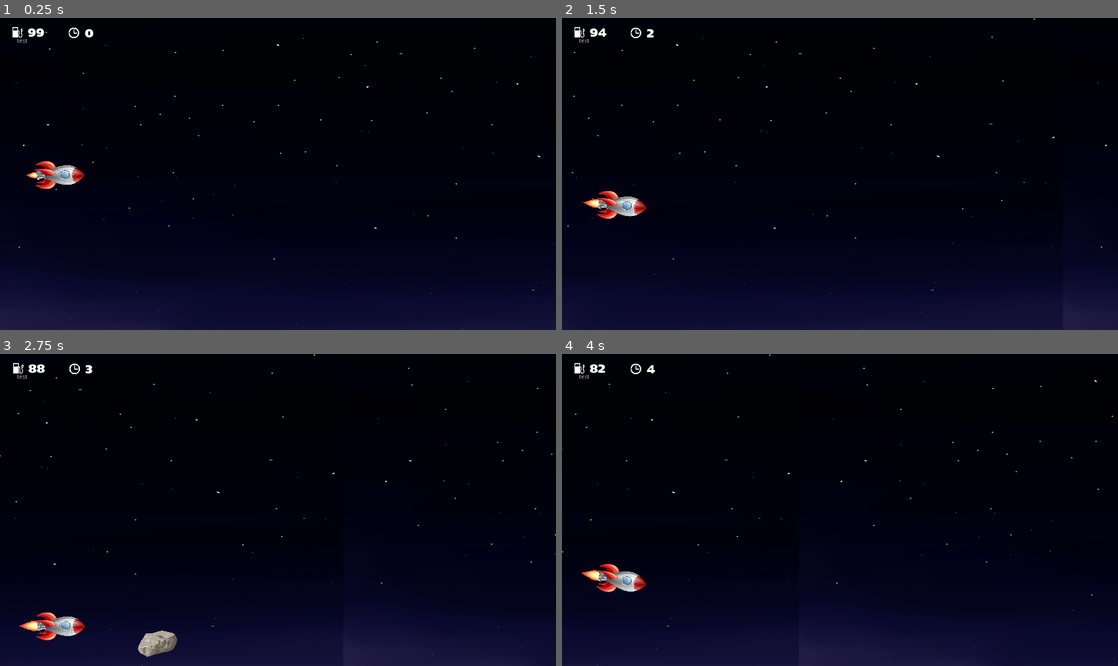
Above: before the commit, frames 1-4 (two rows, left to right).
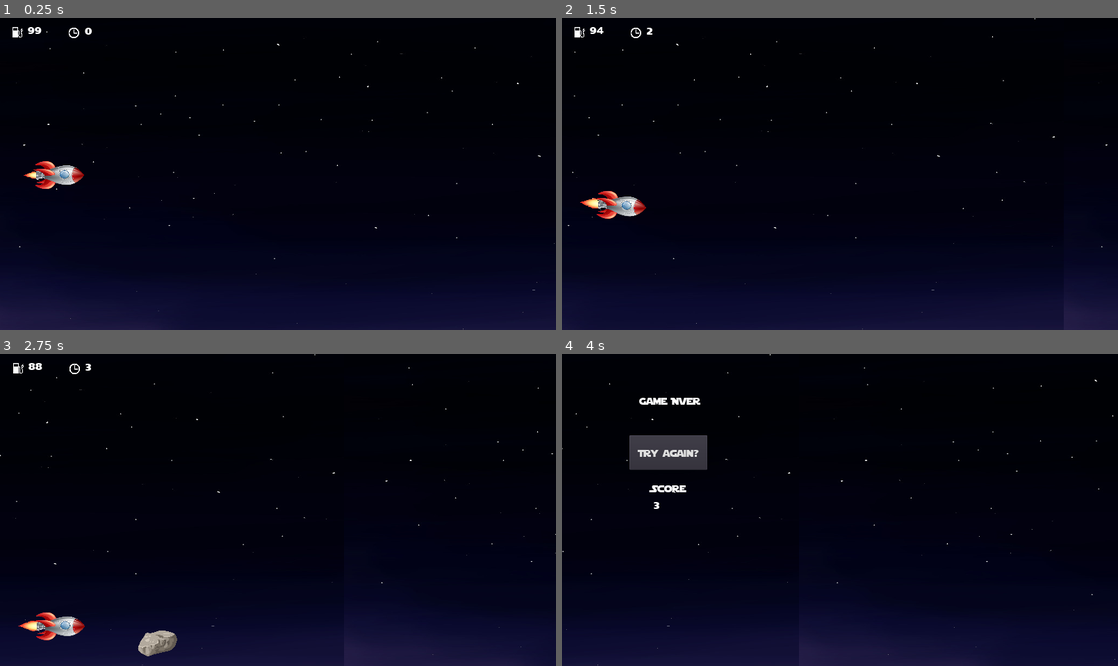
Above: after the commit, the same moments.

Repository: MuskalaMarcin/RocketZero
Game: Godot game, scene res://Main.tscn
Two runs of this game, one before a commit and one after it. Both use one fixed random seed, a clock stepped at 60 frames per second and the inputs below.
Inputs:
- Up to frame 1 (0.25 s): no input
- Up to frame 2 (1.5 s): hold Right (ui_right) 0.53-1.28 s; hold Down (ui_down) from 1.28 s (still down)
- Up to frame 3 (2.75 s): release Down (ui_down) at 2.03 s; hold Right (ui_right) from 2.03 s (still down)
- Up to frame 4 (4 s): release Right (ui_right) at 2.78 s; hold Up (ui_up) 2.78-3.53 s; hold Down (ui_down) from 3.53 s (still down)

The runs differ from the first frame. In frame 1, 0.3% of the frame differs, in the area x 2-100%, y 2-100%; in frame 2, 0.3%; in frame 3, 0.4%; in frame 4, 2.7%, in the area x 0-100%, y 0-100%.

Commit message:
Game over and restart game

Diff:
--- a/Canister.tscn
+++ b/Canister.tscn
@@ -3,7 +3,7 @@
 [ext_resource path="res://Canister.gd" type="Script" id=1]
 [ext_resource path="res://images/canister.png" type="Texture" id=2]
 
-[node name="Canister" type="Node2D" index="0"]
+[node name="Canister" type="Node2D"]
 
 script = ExtResource( 1 )
 
--- a/FuelGaugeScene.gd
+++ b/FuelGaugeScene.gd
@@ -5,6 +5,8 @@
 var previousFuel
 var currentFuel
 var fuel
+
+signal hit
 
 func addFuel():
 	fuel += FUEL_ADDED
@@ -28,4 +30,7 @@
 		fuel -= delta * FUEL_CONSUMPTION * 1.5
 	_updateFuelGaugeValue()
 	if(fuel < 0):
-		print("TODO koniec paliwa koniec gry")
+		get_node('../../Home')._on_Rocket_hit()
+
+func resetFuel():
+	fuel = 100
--- a/Home.gd
+++ b/Home.gd
@@ -4,14 +4,41 @@
 # var a = 2
 # var b = "textvar"
 
+var movingObjects
+var rocket
+var score
+signal start_game
+
 func show_message(text):
 	$Message.text = text
 	$Message.show()
 
+func show_score(number):
+	$Score.text = str(number)
+	$Score.show()
+
 func game_over():
 	show_message("Game Over")
+	score = get_node('../MovingObjects/TimerScene').getCurrentTime()
+	show_score(score)
+	$ScoreText.show()
 	yield($Timer, "timeout")
 
+func _on_Rocket_hit():
+	get_node('../').hide()
+	game_over()
+	$StartButton.show()
 
-func _on_Rocket_hit():
-	game_over()
+func _on_StartButton_pressed():
+	$StartButton.hide()
+	$Message.hide()
+	$Score.hide()
+	$ScoreText.hide()
+	get_node('../MovingObjects/TimerScene').resetTime()
+	get_node('../MovingObjects/FuelGauge').resetFuel()
+	get_node('../').show()
+	get_node('..').new_game()
+
+func _on_FuelGaugeMainNode_hit():
+	show_message("Game Over")
+	yield($Timer, "timeout")
--- a/Home.tscn
+++ b/Home.tscn
@@ -1,8 +1,9 @@
-[gd_scene load_steps=2 format=2]
+[gd_scene load_steps=3 format=2]
 
 [ext_resource path="res://Home.gd" type="Script" id=1]
+[ext_resource path="res://fonts/starjedifont.tres" type="DynamicFont" id=2]
 
-[node name="Home" type="CanvasLayer"]
+[node name="Home" type="CanvasLayer" index="0"]
 
 layer = 1
 offset = Vector2( 0, 0 )
@@ -13,24 +14,27 @@
 
 [node name="Message" type="Label" parent="." index="0"]
 
+visible = false
 anchor_left = 0.0
 anchor_top = 0.0
 anchor_right = 0.0
 anchor_bottom = 0.0
-margin_left = 42.0
-margin_top = 50.0
-margin_right = 82.0
-margin_bottom = 64.0
+margin_left = 189.0
+margin_top = 94.0
+margin_right = 328.0
+margin_bottom = 154.0
 rect_pivot_offset = Vector2( 0, 0 )
 rect_clip_content = false
 mouse_filter = 2
 mouse_default_cursor_shape = 0
 size_flags_horizontal = 1
 size_flags_vertical = 4
-text = "test"
+custom_fonts/font = ExtResource( 2 )
+text = "Game Over"
 percent_visible = 1.0
 lines_skipped = 0
 max_lines_visible = -1
+_sections_unfolded = [ "Anchor", "Grow Direction", "Material", "Size Flags", "Visibility", "custom_constants", "custom_fonts", "custom_styles" ]
 
 [node name="Timer" type="Timer" parent="." index="1"]
 
@@ -38,3 +42,80 @@
 wait_time = 1.0
 one_shot = true
 autostart = false
+
+[node name="StartButton" type="Button" parent="." index="2"]
+
+visible = false
+anchor_left = 0.0
+anchor_top = 0.0
+anchor_right = 0.0
+anchor_bottom = 0.0
+margin_left = 166.0
+margin_top = 200.0
+margin_right = 357.0
+margin_bottom = 285.0
+rect_pivot_offset = Vector2( 0, 0 )
+rect_clip_content = false
+focus_mode = 2
+mouse_filter = 0
+mouse_default_cursor_shape = 0
+size_flags_horizontal = 1
+size_flags_vertical = 1
+custom_fonts/font = ExtResource( 2 )
+toggle_mode = false
+enabled_focus_mode = 2
+shortcut = null
+group = null
+text = "Try again?"
+flat = false
+align = 1
+_sections_unfolded = [ "Visibility", "custom_fonts" ]
+
+[node name="ScoreText" type="Label" parent="." index="3"]
+
+visible = false
+anchor_left = 0.0
+anchor_top = 0.0
+anchor_right = 0.0
+anchor_bottom = 0.0
+margin_left = 220.0
+margin_top = 309.0
+margin_right = 327.0
+margin_bottom = 358.0
+rect_pivot_offset = Vector2( 0, 0 )
+rect_clip_content = false
+mouse_filter = 2
+mouse_default_cursor_shape = 0
+size_flags_horizontal = 1
+size_flags_vertical = 4
+custom_fonts/font = ExtResource( 2 )
+text = "Score"
+percent_visible = 1.0
+lines_skipped = 0
+max_lines_visible = -1
+_sections_unfolded = [ "Size Flags", "custom_colors", "custom_constants", "custom_fonts", "custom_styles" ]
+
+[node name="Score" type="Label" parent="." index="4"]
+
+visible = false
+anchor_left = 0.0
+anchor_top = 0.0
+anchor_right = 0.0
+anchor_bottom = 0.0
+margin_left = 225.0
+margin_top = 350.0
+margin_right = 286.0
+margin_bottom = 399.0
+rect_pivot_offset = Vector2( 0, 0 )
+rect_clip_content = false
+mouse_filter = 2
+mouse_default_cursor_shape = 0
+size_flags_horizontal = 1
+size_flags_vertical = 4
+custom_fonts/font = ExtResource( 2 )
+percent_visible = 1.0
+lines_skipped = 0
+max_lines_visible = -1
+_sections_unfolded = [ "custom_fonts" ]
+
+[connection signal="pressed" from="StartButton" to="." method="_on_StartButton_pressed"]
--- /dev/null
+++ b/Main.gd
@@ -0,0 +1,26 @@
+extends Node2D
+
+# class member variables go here, for example:
+# var a = 2
+# var b = "textvar"
+
+func _ready():
+	# Called every time the node is added to the scene.
+	# Initialization here
+	randomize()
+
+func new_game():
+	$MovingObjects/RocketScene/Rocket.start()
+
+#func _process(delta):
+#	# Called every frame. Delta is time since last frame.
+#	# Update game logic here.
+#	pass
+func _on_Rocket_hit():
+	print("Game over")
+
+
+func _on_Home_start_game():
+
+	$MovingObjects/RocketScene/Rocket.start()
+	pass # replace with function body
--- a/Main.tscn
+++ b/Main.tscn
@@ -1,20 +1,25 @@
-[gd_scene load_steps=9 format=2]
+[gd_scene load_steps=10 format=2]
 
-[ext_resource path="res://BackgroundScene.tscn" type="PackedScene" id=1]
-[ext_resource path="res://MovingObjects.gd" type="Script" id=2]
-[ext_resource path="res://RocketScene.tscn" type="PackedScene" id=3]
-[ext_resource path="res://TimerScene.tscn" type="PackedScene" id=4]
-[ext_resource path="res://FuelGaugeScene.tscn" type="PackedScene" id=5]
-[ext_resource path="res://RocksScene.tscn" type="PackedScene" id=6]
-[ext_resource path="res://CanisterGenerator.tscn" type="PackedScene" id=7]
-[ext_resource path="res://Home.tscn" type="PackedScene" id=8]
+[ext_resource path="res://Main.gd" type="Script" id=1]
+[ext_resource path="res://Home.tscn" type="PackedScene" id=2]
+[ext_resource path="res://BackgroundScene.tscn" type="PackedScene" id=3]
+[ext_resource path="res://MovingObjects.gd" type="Script" id=4]
+[ext_resource path="res://RocketScene.tscn" type="PackedScene" id=5]
+[ext_resource path="res://TimerScene.tscn" type="PackedScene" id=6]
+[ext_resource path="res://FuelGaugeScene.tscn" type="PackedScene" id=7]
+[ext_resource path="res://RocksScene.tscn" type="PackedScene" id=8]
+[ext_resource path="res://CanisterGenerator.tscn" type="PackedScene" id=9]
 
-[node name="Node2D" type="Node2D"]
+[node name="Node2D" type="Node2D" index="0"]
 
+position = Vector2( 0, 1 )
 z_as_relative = false
+script = ExtResource( 1 )
 _sections_unfolded = [ "Audio Bus", "Collision", "Transform", "Visibility", "Z Index" ]
 
-[node name="ParallaxBackground" type="ParallaxBackground" parent="." index="0"]
+[node name="Home" parent="." index="0" instance=ExtResource( 2 )]
+
+[node name="ParallaxBackground" type="ParallaxBackground" parent="." index="1"]
 
 layer = -1
 offset = Vector2( 0, 0 )
@@ -36,32 +41,35 @@
 motion_mirroring = Vector2( 1678, 0 )
 _sections_unfolded = [ "Material", "Motion", "Transform", "Visibility", "Z Index" ]
 
-[node name="BackgroundScene" parent="ParallaxBackground/ParallaxLayer" index="0" instance=ExtResource( 1 )]
+[node name="BackgroundScene" parent="ParallaxBackground/ParallaxLayer" index="0" instance=ExtResource( 3 )]
 
 position = Vector2( 1121.14, 382.088 )
 scale = Vector2( 1.33198, 0.855498 )
 region_enabled = false
 _sections_unfolded = [ "Animation", "Offset", "Region", "Transform", "Z Index" ]
 
-[node name="MovingObjects" type="Node2D" parent="." index="1"]
+[node name="MovingObjects" type="Node2D" parent="." index="2"]
 
-script = ExtResource( 2 )
+position = Vector2( -1, 0 )
+script = ExtResource( 4 )
 
-[node name="RocketScene" parent="MovingObjects" index="0" instance=ExtResource( 3 )]
+[node name="RocketScene" parent="MovingObjects" index="0" instance=ExtResource( 5 )]
 
 position = Vector2( 144.703, 386.33 )
 z_as_relative = false
 
-[node name="TimerScene" parent="MovingObjects" index="1" instance=ExtResource( 4 )]
+[node name="TimerScene" parent="MovingObjects" index="1" instance=ExtResource( 6 )]
 
 position = Vector2( 12.3779, 7.64661 )
 _sections_unfolded = [ "Transform" ]
 
-[node name="FuelGauge" parent="MovingObjects" index="2" instance=ExtResource( 5 )]
+[node name="FuelGauge" parent="MovingObjects" index="2" instance=ExtResource( 7 )]
 
 position = Vector2( -1.27441, 7.64661 )
 
-[node name="RocksScene" parent="MovingObjects" index="3" instance=ExtResource( 6 )]
+[node name="RocksScene" parent="MovingObjects" index="3" instance=ExtResource( 8 )]
+
+position = Vector2( 0, -1 )
 
 [node name="Camera2D" type="Camera2D" parent="MovingObjects" index="4"]
 
@@ -90,6 +98,6 @@
 editor_draw_drag_margin = false
 _sections_unfolded = [ "Drag Margin", "Limit", "Smoothing", "Visibility" ]
 
-[node name="CanisterGenerator" parent="MovingObjects" index="5" instance=ExtResource( 7 )]
+[node name="CanisterGenerator" parent="MovingObjects" index="5" instance=ExtResource( 9 )]
 
-[node name="Home" parent="." index="2" instance=ExtResource( 8 )]
+[connection signal="start_game" from="Home" to="." method="_on_Home_start_game"]
--- a/Rocket.gd
+++ b/Rocket.gd
@@ -6,7 +6,9 @@
 const MAX_Y = 180
 
 var movingObjects
-signal hit
+
+func start():
+	show()
 
 func _ready():
 	set_physics_process(true)
@@ -57,4 +59,6 @@
 func _collision(collidedObject):
 	#TODO collision animation code goes here
 	if (collidedObject.is_class("RigidBody2D")):
-		emit_signal("hit")
+#		hide()
+		get_node('../../../Home')._on_Rocket_hit()
+#		emit_signal("hit")
--- a/RocketScene.tscn
+++ b/RocketScene.tscn
@@ -39,6 +39,7 @@
 
 [node name="Rocket" type="KinematicBody2D" parent="." index="0"]
 
+position = Vector2( -0.533439, 0 )
 scale = Vector2( 1.0209, 0.991403 )
 input_pickable = false
 collision_layer = 1
@@ -49,7 +50,7 @@
 
 [node name="CollisionShape2D" type="CollisionShape2D" parent="Rocket" index="0"]
 
-position = Vector2( -0.81516, -0.319969 )
+position = Vector2( -0.815161, 0.213956 )
 rotation = 1.572
 scale = Vector2( 1.8756, 1.72462 )
 shape = SubResource( 1 )
@@ -61,7 +62,7 @@
 scale = Vector2( 0.113777, 0.113777 )
 frames = SubResource( 2 )
 animation = "default"
-frame = 1
+frame = 2
 playing = true
 _sections_unfolded = [ "Visibility" ]
 
@@ -71,7 +72,7 @@
 scale = Vector2( 0.0784136, 0.0784136 )
 frames = SubResource( 2 )
 animation = "default"
-frame = 1
+frame = 2
 playing = true
 _sections_unfolded = [ "Visibility" ]
 
--- a/TimerScene.gd
+++ b/TimerScene.gd
@@ -23,3 +23,6 @@
 
 func getCurrentTime():
 	return currentTime;
+
+func resetTime():
+	time = 0;
--- a/fonts/starjedifont.tres
+++ b/fonts/starjedifont.tres
@@ -4,8 +4,8 @@
 
 [resource]
 
-size = 30
+size = 24
 use_mipmaps = false
 use_filter = false
 font_data = ExtResource( 1 )
-_sections_unfolded = [ "Font", "Settings" ]
+_sections_unfolded = [ "Extra Spacing", "Font", "Settings" ]
